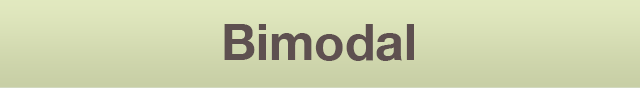
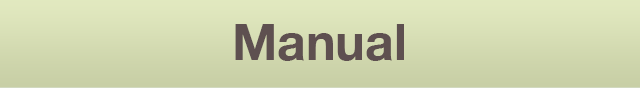
Comparing the layer stacks of the two w=640, h=88 images. Changes:
hid "Bimodal" over box(224, 24, 414, 61)
added layer "Manual" above "Remote" over box(235, 24, 404, 61)
